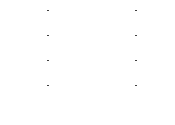
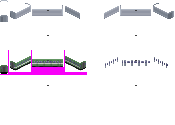
Two versions of the same layered image (175×125). Layer-by-layer changes:
showed group "BodyBase" (1st of 2) (18 layers) over (x1=0, y1=0, x2=174, y2=75)
showed group "BodyBase" (2nd of 2, in "BodyBase") (15 layers) over (x1=0, y1=0, x2=174, y2=75)
painted on "Suten_head" over (x1=79, y1=15, x2=105, y2=19)
painted on "misc_underlay_modern_car" over (x1=31, y1=71, x2=65, y2=72)